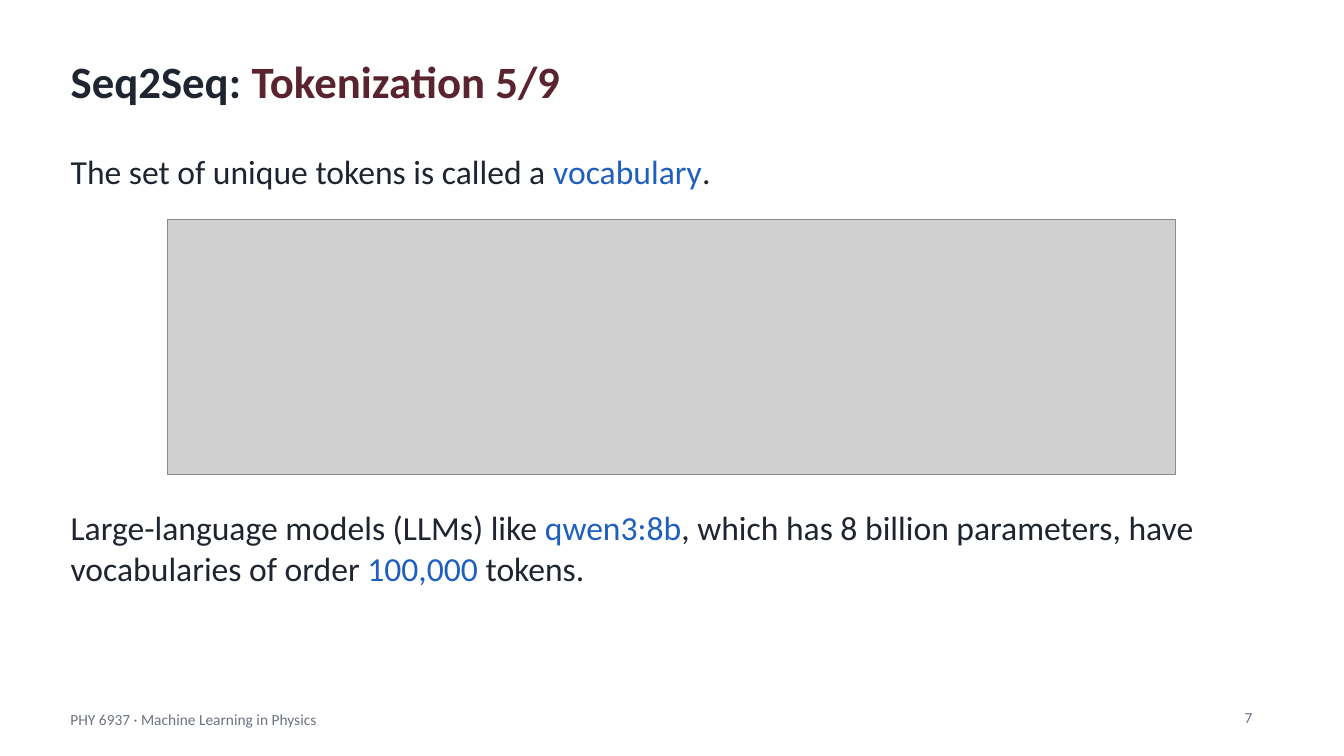
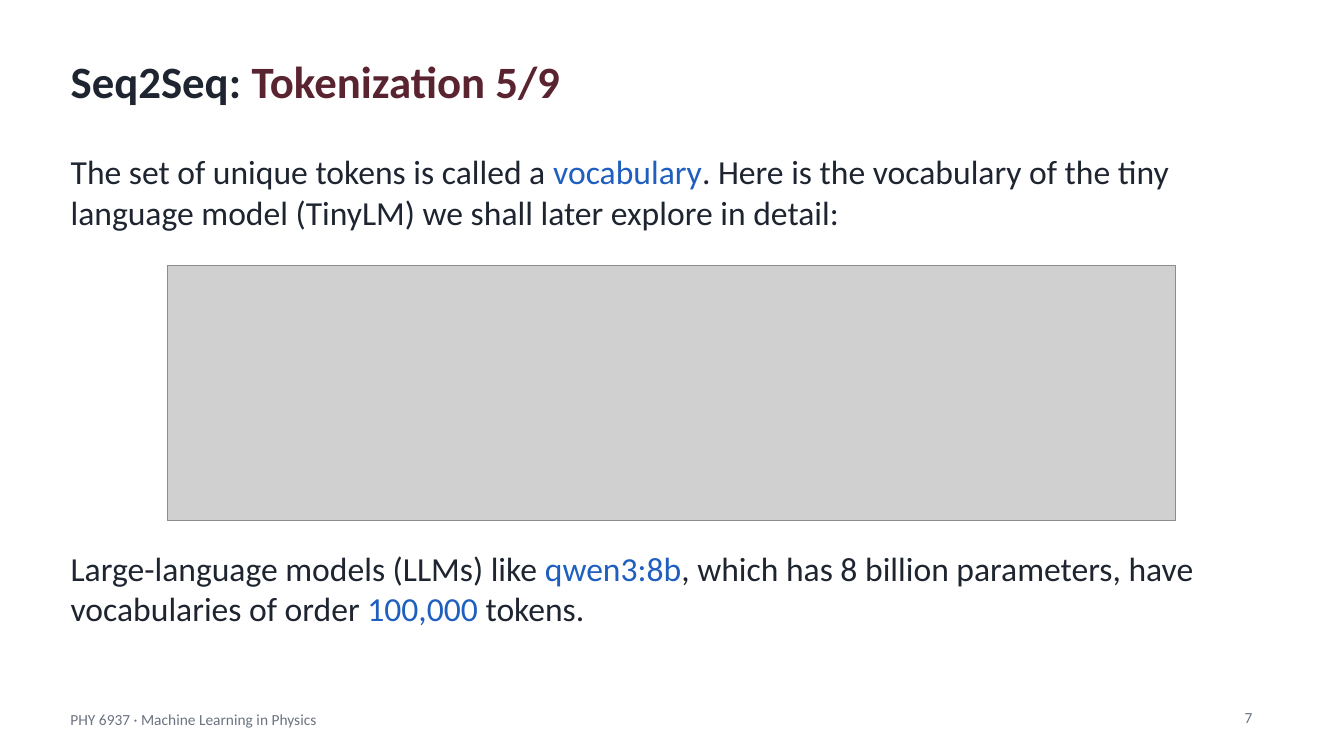
Before and after one commit to hbprosper/mlinphysics, a slide deck: slide 7 of Lectures/08.Transformers/Lecture_TNN.pptx. Drawn at 1344x756 pixels with LibreOffice and Linux fonts; fonts in the diff are those of the drawing; grey boxes stand for pictures. Boxes give left, top, right and bottom in pixels: in the first picture for what was removed or moved away, otherwise in the second. Text is boxed around its words. In the diff, an @@ line names an element or a change of style, - is before the commit and + after.

```diff
--- a/Lectures/08.Transformers/Lecture_TNN.pptx
+++ b/Lectures/08.Transformers/Lecture_TNN.pptx
@@ text at (71, 160, 1169, 231): text changed @@
-The set of unique tokens is called a vocabulary.
+The set of unique tokens is called a vocabulary. Here is the vocabulary of the tiny language model (TinyLM) we shall later explore in detail:
@@ picture: place and size @@
-picture at (168, 220, 1177, 475)
+picture at (168, 266, 1177, 521)
```
Also in this commit, not shown: 1 other slide changed, 3 other files.
